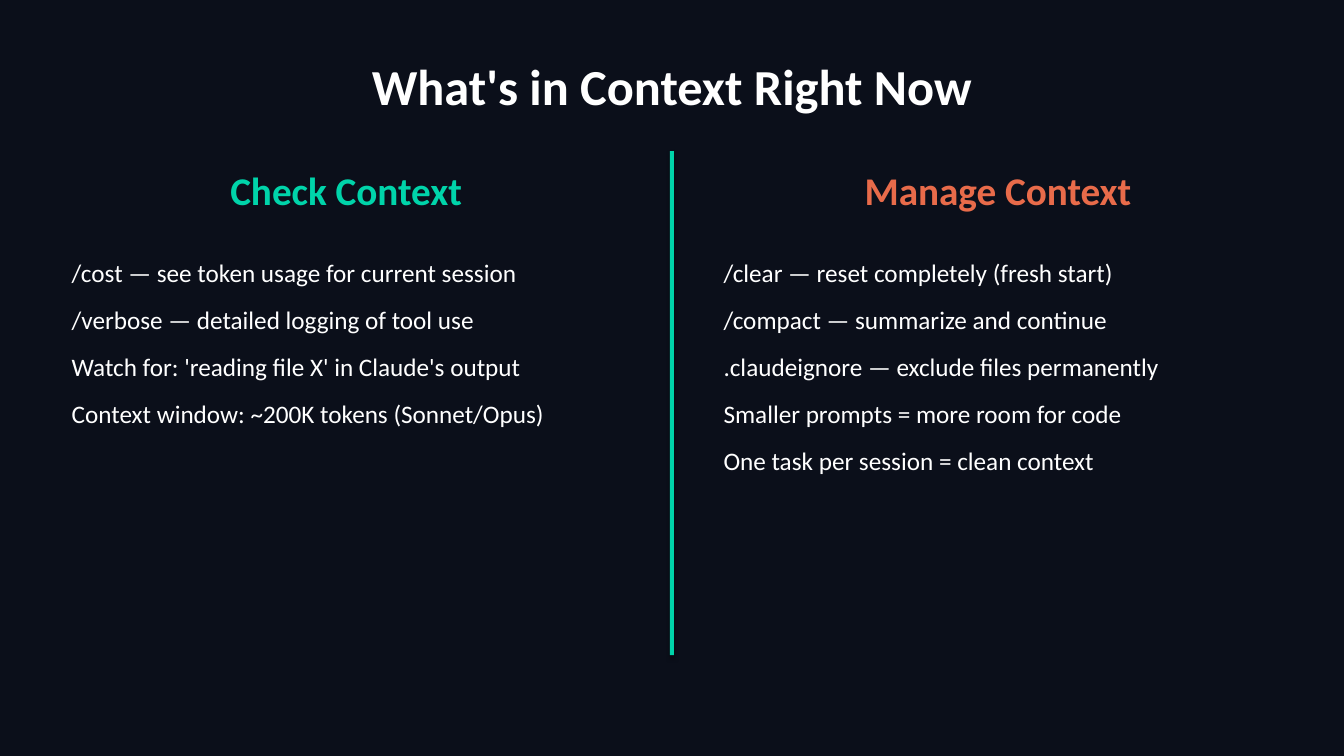
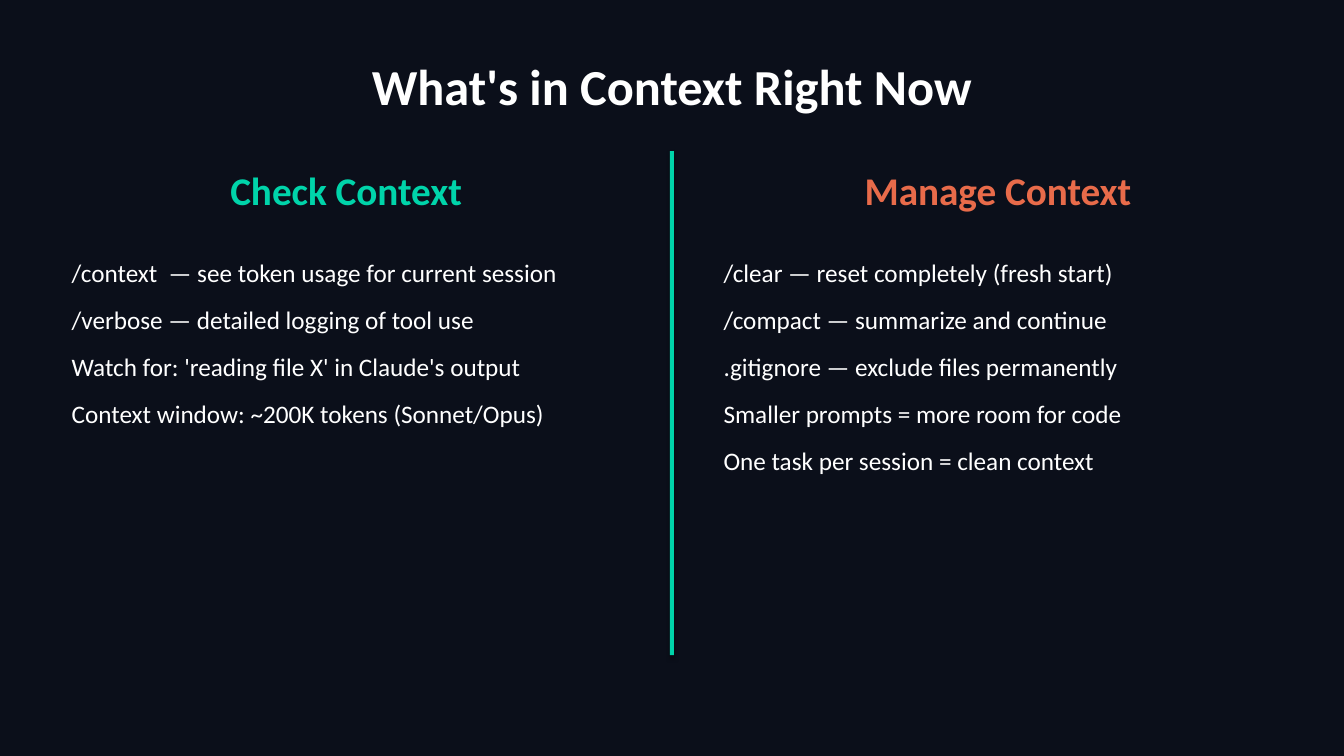
Before and after one commit to scottrhay/AIA-ClaudeCopilot, a slide deck: slide 52 of slides/Day2_Claude_Code_Fundamentals.pptx (slide 50 before the commit). Drawn at 1344x756 pixels with LibreOffice and Linux fonts; fonts in the diff are those of the drawing. Boxes give left, top, right and bottom in pixels: in the first picture for what was removed or moved away, otherwise in the second. Text is boxed around its words. In the diff, an @@ line names an element or a change of style, - is before the commit and + after.

```diff
--- a/slides/Day2_Claude_Code_Fundamentals.pptx
+++ b/slides/Day2_Claude_Code_Fundamentals.pptx
@@ text at [72,264,556,287]: text changed @@
-/cost — see token usage for current session
+/context — see token usage for current session
@@ text at [724,358,1117,381]: text changed @@
-.claudeignore — exclude files permanently
+.gitignore — exclude files permanently
```
Also in this commit, not shown: 39 other slides changed, 2 slides added, 18 slides removed, 16 other files.
